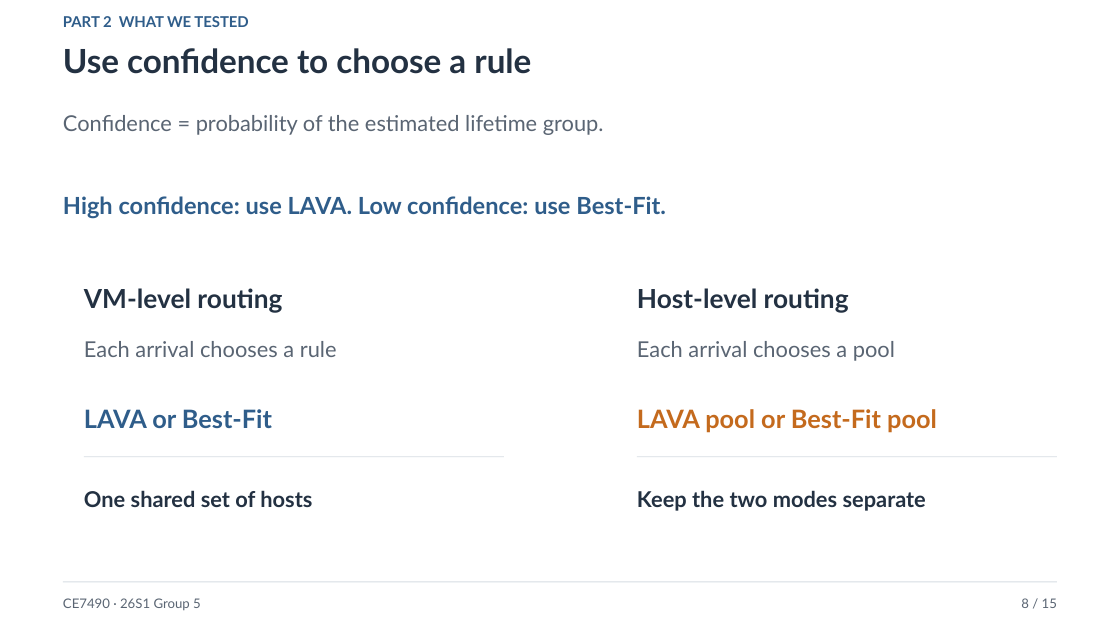
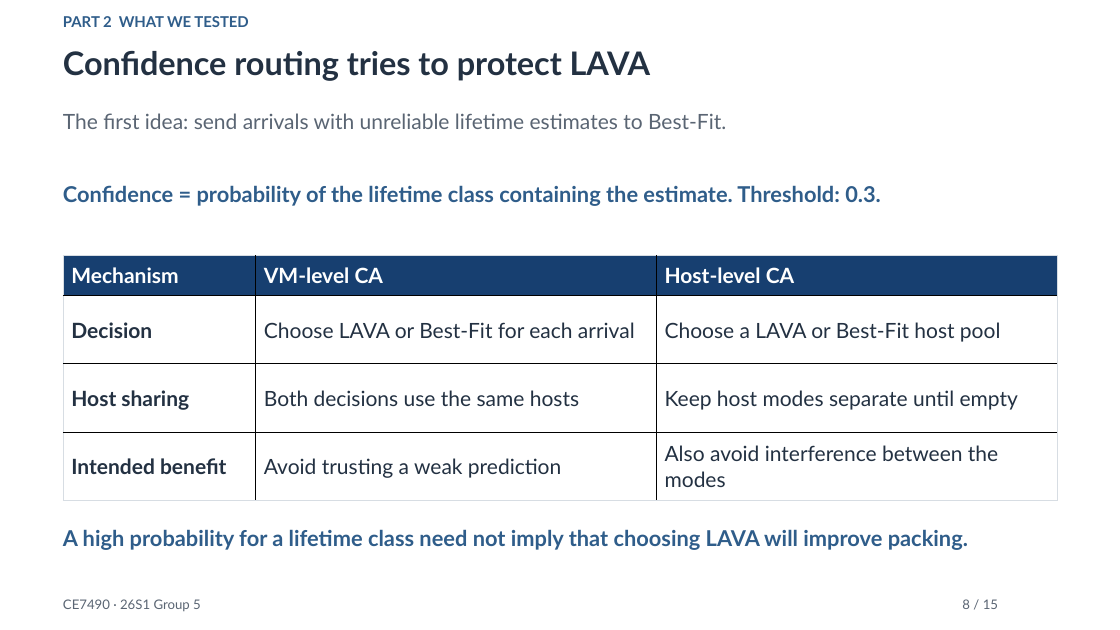
Before and after one commit to xxxmian/CE7490-P2_Revisiting_LAVA, a slide deck: slide 8 of Revisiting_Lifetime_Aware_VM_Allocation_Presentation_v4.pptx. Drawn at 1120x630 pixels with LibreOffice and Linux fonts; fonts in the diff are those of the drawing. Boxes give left, top, right and bottom in pixels: in the first picture for what was removed or moved away, otherwise in the second. Text is boxed around its words. In the diff, an @@ line names an element or a change of style, - is before the commit and + after.

```diff
--- a/Revisiting_Lifetime_Aware_VM_Allocation_Presentation_v4.pptx
+++ b/Revisiting_Lifetime_Aware_VM_Allocation_Presentation_v4.pptx
@@ text at (63, 51, 651, 81): text changed; size 18.8 to 27.8 pt; text colour #5A6573 to #233142; bold on @@
-Confidence = probability of the estimated lifetime group.
+Confidence routing tries to protect LAVA
@@ text removed at (63, 48, 531, 74) @@
-Use confidence to choose a rule
@@ text added at (63, 113, 726, 129), 18 pt, text #5A6573 @@
+The first idea: send arrivals with unreliable lifetime estimates to Best-Fit.
@@ text at (63, 185, 881, 206): text changed; size 20.2 to 18.8 pt @@
-High confidence: use LAVA. Low confidence: use Best-Fit.
+Confidence = probability of the lifetime class containing the estimate. Threshold: 0.3.
@@ table added at (63, 255, 1057, 501), 4 rows, 3 columns @@
+Mechanism | VM-level CA | Host-level CA
+Decision | Choose LAVA or Best-Fit for each arrival | Choose a LAVA or Best-Fit host pool
+Host sharing | Both decisions use the same hosts | Keep host modes separate until empty
+Intended benefit | Avoid trusting a weak prediction | Also avoid interference between the modes
@@ text removed at (84, 288, 282, 313) @@
-VM-level routing
@@ text removed at (637, 288, 849, 313) @@
-Host-level routing
@@ text removed at (84, 341, 337, 357) @@
-Each arrival chooses a rule
@@ text removed at (637, 341, 895, 361) @@
-Each arrival chooses a pool
@@ text removed at (84, 409, 272, 428) @@
-LAVA or Best-Fit
@@ text removed at (637, 409, 937, 433) @@
-LAVA pool or Best-Fit pool
@@ line removed from (84, 457) to (504, 457) @@
@@ line removed from (637, 457) to (1057, 457) @@
@@ text removed at (84, 490, 312, 507) @@
-One shared set of hosts
@@ text removed at (637, 490, 926, 511) @@
-Keep the two modes separate
@@ text added at (63, 529, 968, 550), 18.8 pt, text #2F5D8A, bold @@
+A high probability for a lifetime class need not imply that choosing LAVA will improve packing.
@@ line removed from (63, 582) to (1057, 582) @@
@@ text "8 / 15" at (962, 599, 998, 609): alignment right to left @@
```
Also in this commit, not shown: 7 other slides changed, 7 slides added, 7 slides removed, 3 other files.
